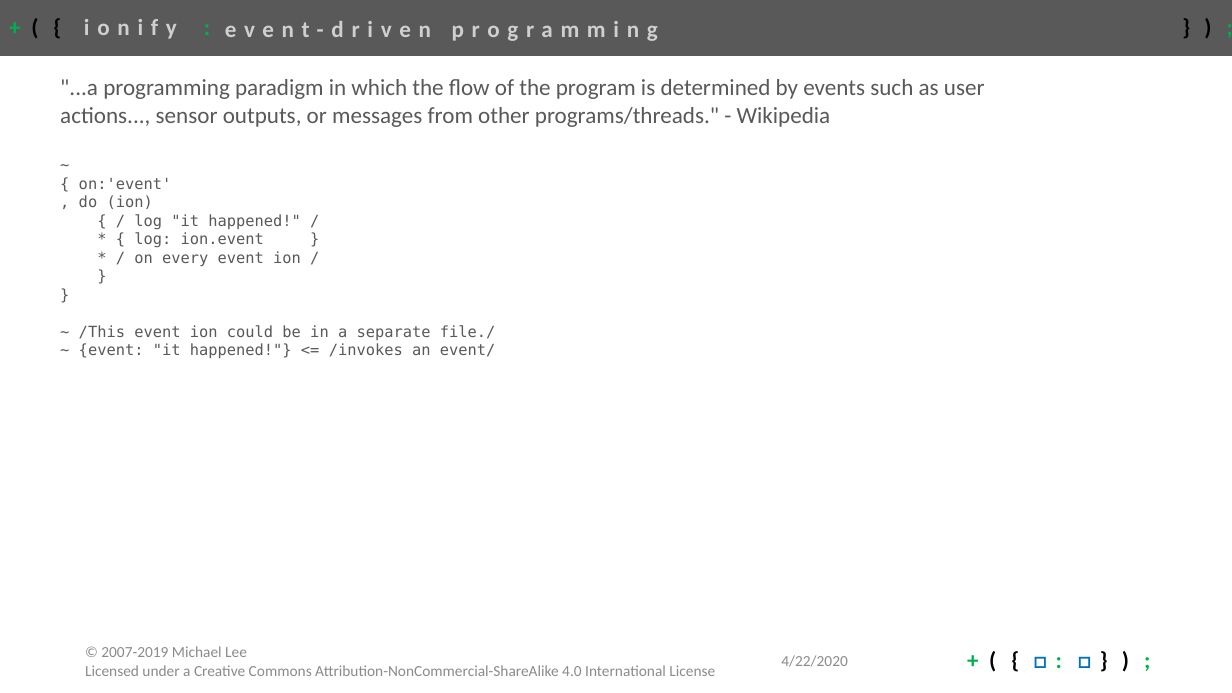
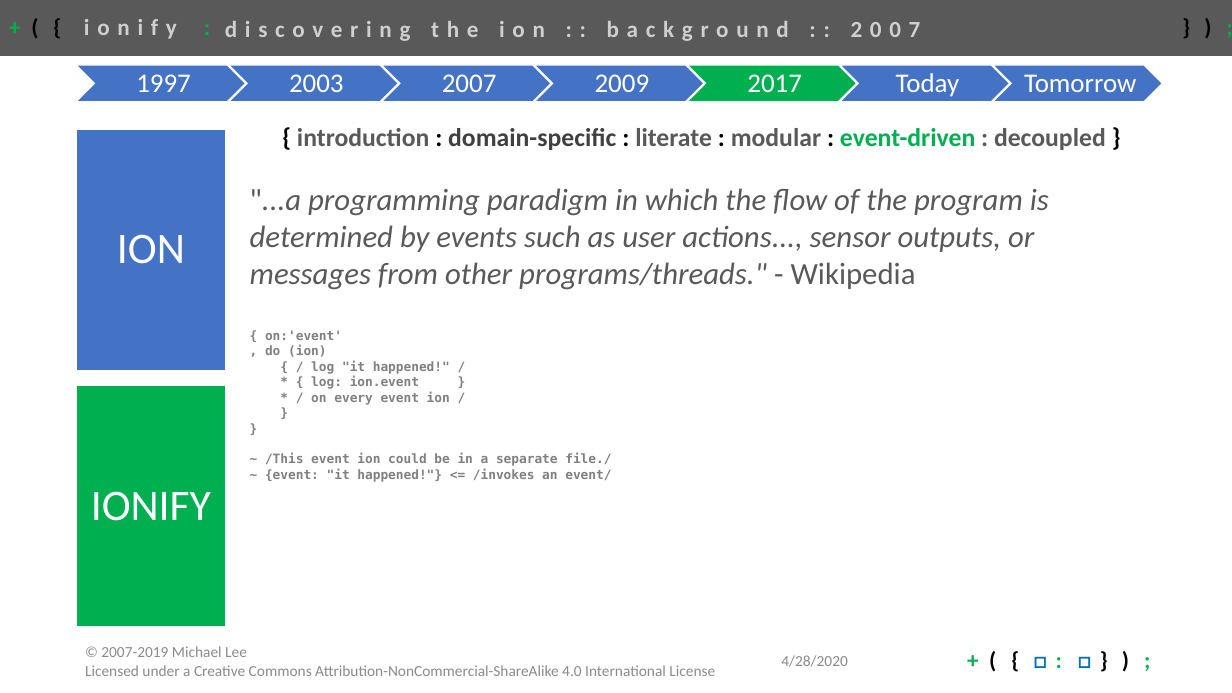
Before and after one commit to ionify/about, a slide deck: slide 20 of talks/2020.ionify.pptx (slide 27 before the commit). Drawn at 1232x693 pixels with LibreOffice and Linux fonts; fonts in the diff are those of the drawing. Boxes give left, top, right and bottom in pixels: in the first picture for what was removed or moved away, otherwise in the second. Text is boxed around its words. In the diff, an @@ line names an element or a change of style, - is before the commit and + after.

Commit message:
talks: ionify: 2020 intro & overview 0.04 - jeb collaboration

```diff
--- a/talks/2020.ionify.pptx
+++ b/talks/2020.ionify.pptx
@@ title at bbox=[225, 21, 921, 41]: text changed @@
-event-driven programming
+discovering the ion :: background :: 2007
@@ group added at bbox=[76, 65, 1163, 102]: 7 chevrons, 7 texts @@
+1997
+2003
+2007
+2009
+2017
+Today
+Tomorrow
@@ text at bbox=[250, 128, 1106, 482]: paragraph removed @@
-~
@@ text "{ introduction : domain-specific : ...": place and size @@
-text "{ introduction : domain-specific : ..." at bbox=[60, 79, 985, 358]
+text "{ introduction : domain-specific : ..." at bbox=[250, 128, 1106, 482]
@@ text at bbox=[297, 128, 1106, 150]: paragraph added @@
+{ introduction : domain-specific : literate : modular : event-driven : decoupled }
@@ text at bbox=[250, 188, 1049, 482]: size 18 to 24 pt, italic on in ""...a programming paradigm in which the flow ..."; size 12 to 10 pt, text colour #595959 to #808080, bold on in "{ on:'event'", ", do (ion)", "{ / log "it happened!" /", "* { log: ion.event }" and 5 more places @@
@@ group added at bbox=[76, 129, 226, 627]: 2 rectangles, 2 texts @@
+ION
+IONIFY
@@ text at bbox=[781, 655, 847, 667]: text changed @@
-4/22/2020
+4/28/2020
```
Also in this commit, not shown: 25 other slides changed, 4 slides added, 5 slides removed.
